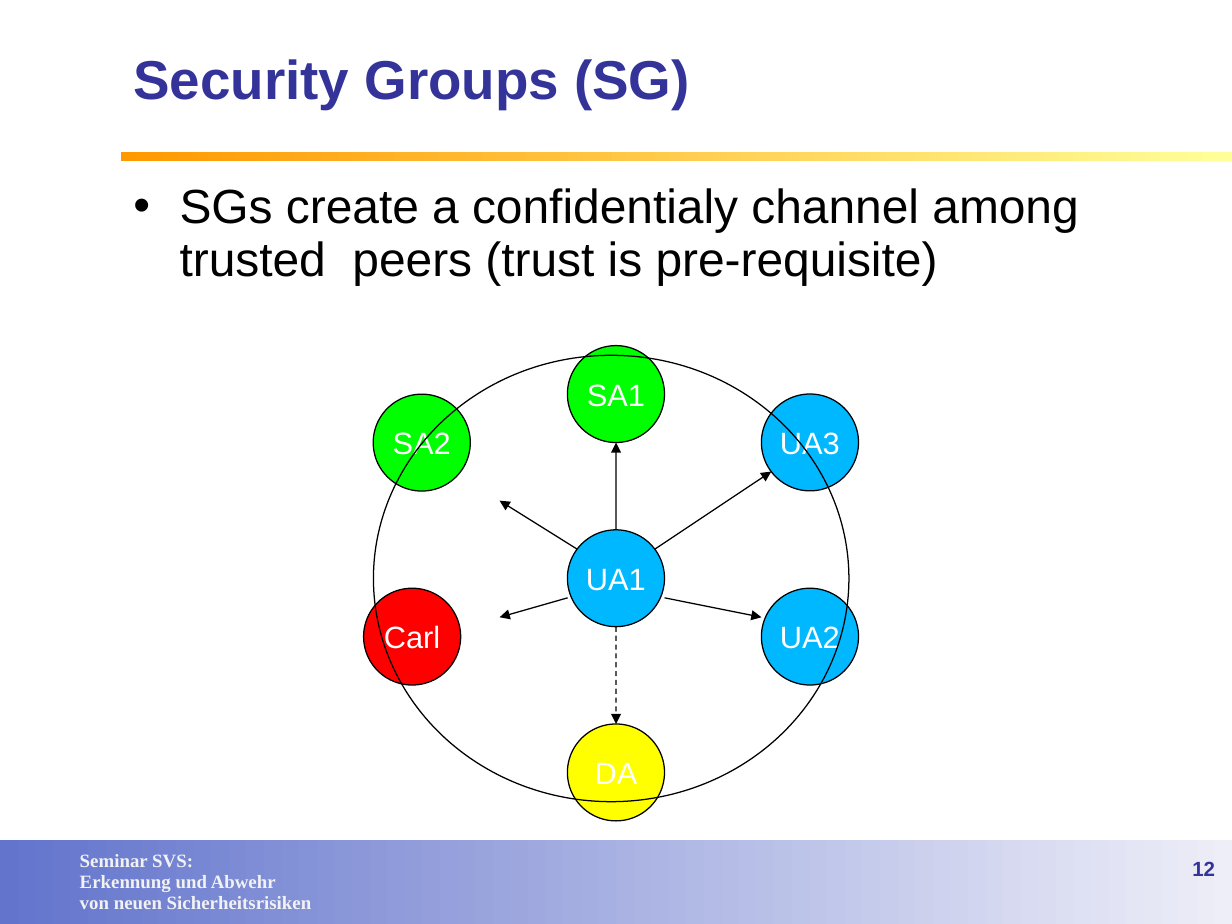
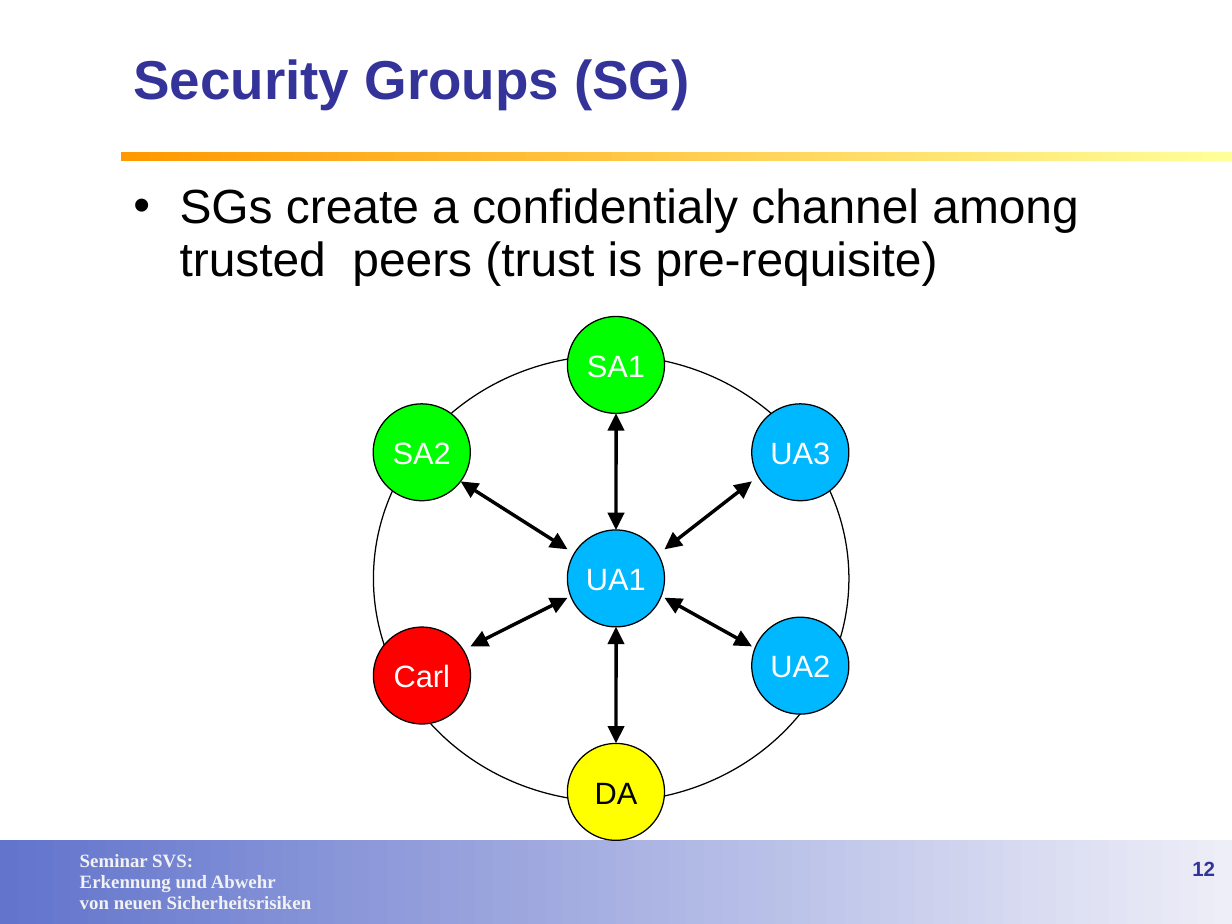
Before and after one commit to lemmy/SecuredSLP, a slide deck: slide 12 of doc/Service Discovery in open networks.ppt. Drawn at 1232x924 pixels with LibreOffice and Linux fonts; fonts in the diff are those of the drawing; background and template pictures are left out. Boxes give left, top, right and bottom in pixels: in the first picture for what was removed or moved away, otherwise in the second. Text is boxed around its words. In the diff, an @@ line names an element or a change of style, - is before the commit and + after.

Commit message:
minor edits

```diff
--- a/doc/Service Discovery in open networks.ppt
+++ b/doc/Service Discovery in open networks.ppt
@@ ellipse "SA1": place and size @@
-ellipse "SA1" at (568,346,665,444)
+ellipse "SA1" at (568,317,665,414)
@@ ellipse "SA2": place and size @@
-ellipse "SA2" at (373,394,471,492)
+ellipse "SA2" at (373,404,471,501)
@@ arrow moved from (616, 530) - (616, 442) to (616, 530) - (616, 414) @@
@@ arrow (616, 530) - (616, 414): arrow to double arrow; stroke #000000 0.74 pt to #000000 2.01 pt @@
@@ ellipse "UA3": place and size @@
-ellipse "UA3" at (761,394,859,492)
+ellipse "UA3" at (752,404,849,501)
@@ arrow moved from (578, 549) - (500, 500) to (568, 549) - (461, 482) @@
@@ arrow (568, 549) - (461, 482): arrow to double arrow; stroke #000000 0.74 pt to #000000 2.01 pt @@
@@ arrow moved from (654, 549) - (771, 472) to (664, 549) - (752, 482) @@
@@ arrow (664, 549) - (752, 482): arrow to double arrow; stroke #000000 0.74 pt to #000000 2.01 pt @@
@@ arrow moved from (568, 598) - (500, 617) to (471, 647) - (568, 598) @@
@@ arrow (471, 647) - (568, 598): arrow to double arrow; stroke #000000 0.74 pt to #000000 2.01 pt @@
@@ arrow moved from (664, 598) - (761, 617) to (752, 647) - (664, 598) @@
@@ arrow (752, 647) - (664, 598): arrow to double arrow; stroke #000000 0.74 pt to #000000 2.01 pt @@
@@ ellipse "Carl": place and size @@
-ellipse "Carl" at (363,588,461,685)
+ellipse "Carl" at (373,627,471,724)
@@ arrow moved from (616, 627) - (616, 724) to (616, 743) - (616, 627) @@
@@ arrow (616, 743) - (616, 627): arrow to double arrow; stroke #000000 0.74 pt dashed to #000000 2.01 pt @@
@@ ellipse "UA2": place and size @@
-ellipse "UA2" at (761,588,859,685)
+ellipse "UA2" at (752,617,849,715)
@@ ellipse "DA": place and size @@
-ellipse "DA" at (568,724,665,822)
+ellipse "DA" at (568,743,665,840)
@@ ellipse "DA" at (568,743,665,840): text colour #FFFFFF to #000000 @@
```
